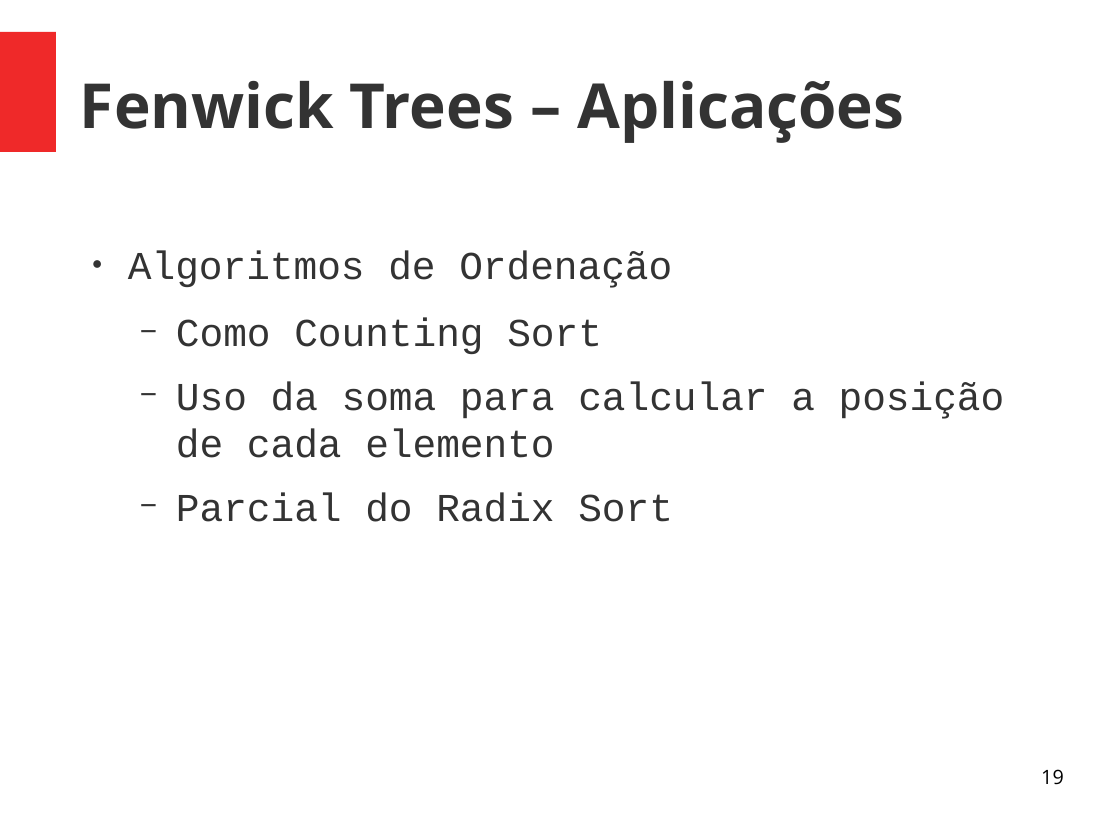
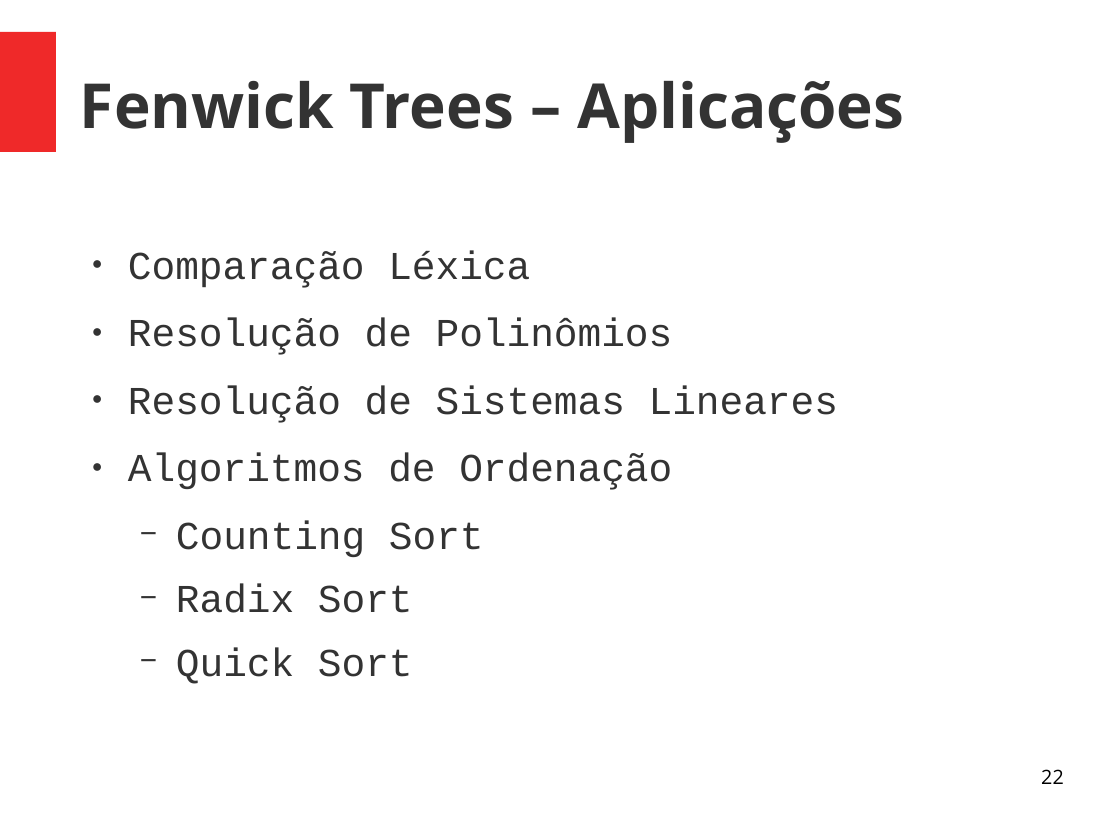
Before and after one commit to almirbraggio/aed, a slide deck: slide 22 of 03/Fenwick-Tree/fenwick-tree.odp (slide 19 before the commit). Drawn at 1120x840 pixels with LibreOffice and Linux fonts; fonts in the diff are those of the drawing. Boxes give left, top, right and bottom in pixels: in the first picture for what was removed or moved away, otherwise in the second. Text is boxed around its words. In the diff, an @@ line names an element or a change of style, - is before the commit and + after.

Commit message:
Editing odp and gen pdf

```diff
--- a/03/Fenwick-Tree/fenwick-tree.odp
+++ b/03/Fenwick-Tree/fenwick-tree.odp
@@ text at [128,251,838,423]: paragraphs added @@
+● Comparação Léxica
+● Resolução de Polinômios
+● Resolução de Sistemas Lineares
@@ text at [176,520,484,684]: text changed @@
-  − Como Counting Sort
-  − Uso da soma para calcular a posição de cada elemento
-  − Parcial do Radix Sort
+  − Counting Sort
+  − Radix Sort
+  − Quick Sort
@@ page number at [1041,769,1064,784]: text changed @@
-19
+22
```
Also in this commit, not shown: 4 other slides changed, 4 slides added, 1 other file.
